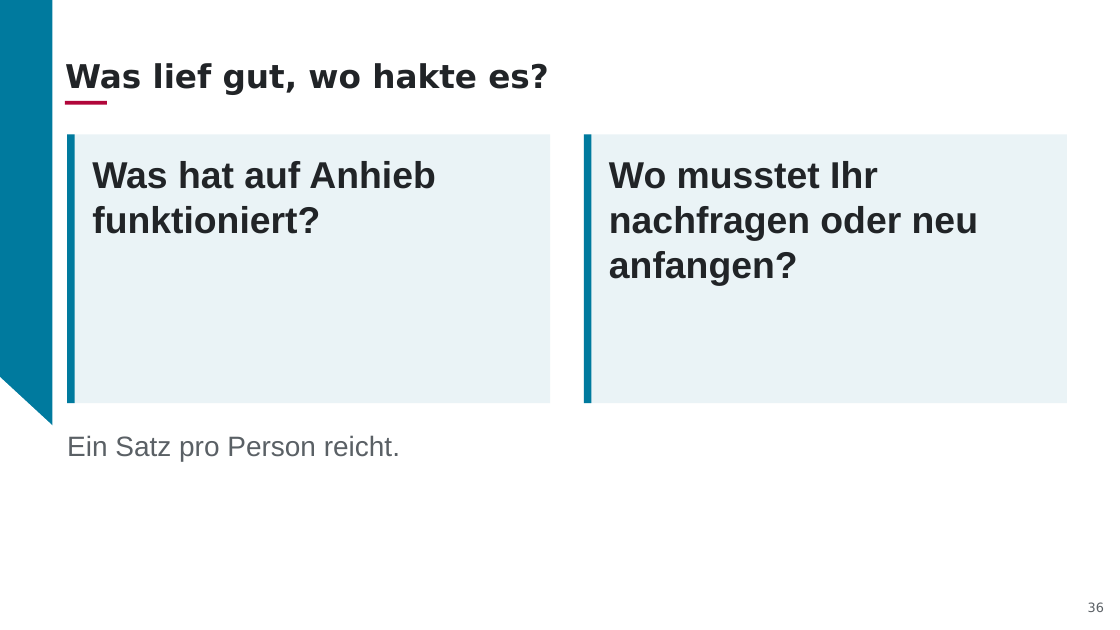
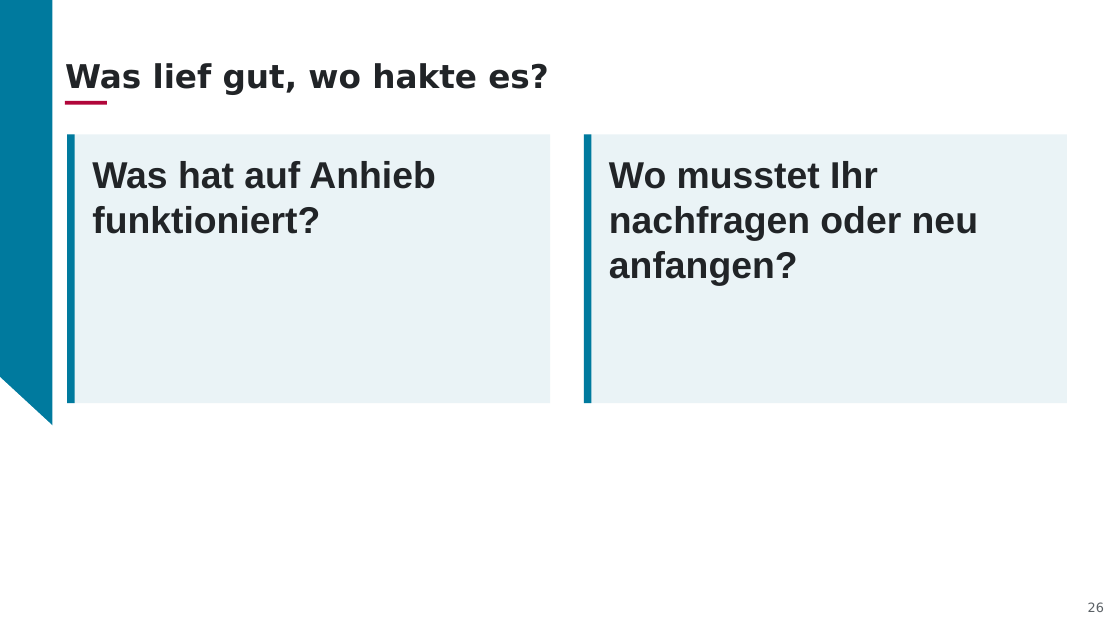
Before and after one commit to aihpi/workshop-rapid-prototyping, a slide deck: slide 26 of slides/01_workshop_rapid_prototyping_DE.pptx (slide 36 before the commit). Drawn at 1120x630 pixels with LibreOffice and Linux fonts; fonts in the diff are those of the drawing; background and template pictures are left out. Boxes give left, top, right and bottom in pixels: in the first picture for what was removed or moved away, otherwise in the second. Text is boxed around its words. In the diff, an @@ line names an element or a change of style, - is before the commit and + after.

```diff
--- a/slides/01_workshop_rapid_prototyping_DE.pptx
+++ b/slides/01_workshop_rapid_prototyping_DE.pptx
@@ text removed at <box>67,435,400,461</box> @@
-Ein Satz pro Person reicht.
@@ page number at <box>1088,602,1104,612</box>: text changed @@
-36
+26
```
Also in this commit, not shown: 6 other slides changed, 6 slides added, 17 slides removed, 1 other file.
